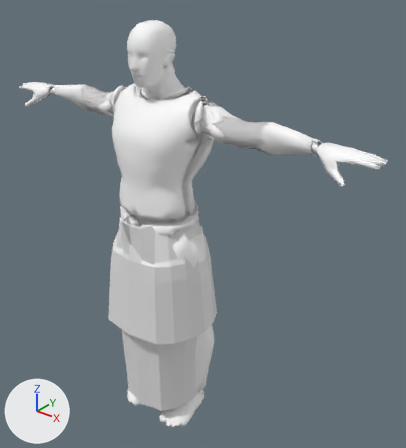
An edit to the glTF model public/assets/gen/characters/body_m.glb, drawn before and after from the same camera.
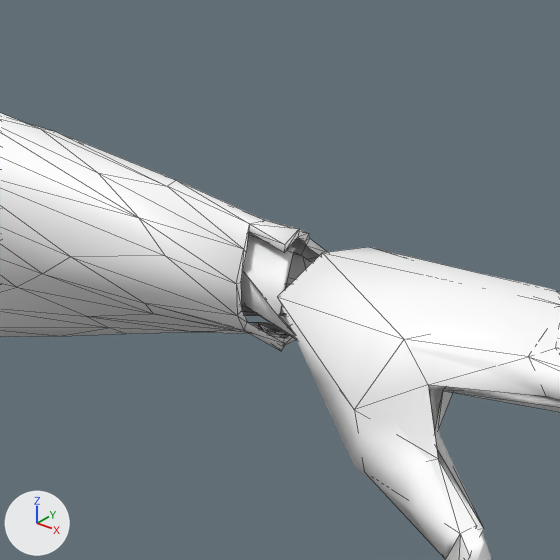
The first picture shows the older version from a 50 mm camera at (1.51, -1.58, 2.04) aimed at (0.13, 0.15, 0.96). The close-ups show the older and then the newer version on the part from 69% to 87% of the width and 24% to 41% of the height of that picture. Only the edits that show in the close-ups are written down. The lights are fixed; the arrows at lower left show +X, +Y and +Z. The close-ups show mesh edges as thin lines. Vertices at exactly the same position are counted once.

The first close-up shows 'body_hi', 'body_lo', 'shell_sleeve_long'.
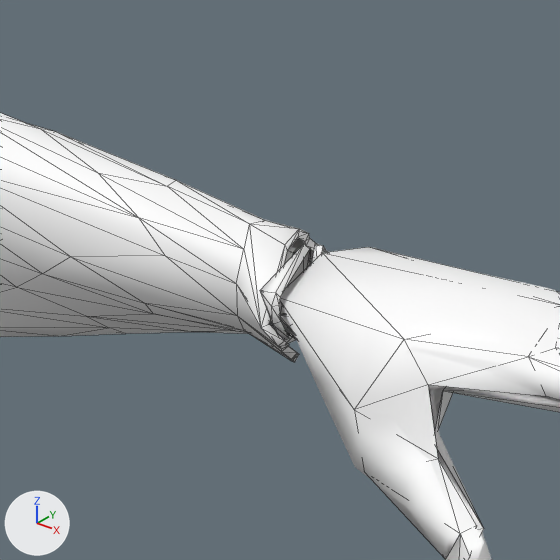
What changed in the scene script:
```text
Change me_shell_sleeve_long:
    used by ob_shell_sleeve_long; location = (0.0, 0.0, 0.0)
    remove me_shell_sleeve_long.from_pydata(...)  # 548 vertices, 928 faces; spans x -0.691..0.693, y 0.011..0.155, z 1.373..1.526
    add me_shell_sleeve_long.from_pydata(...)  # 808 vertices, 1329 faces; spans x -0.706..0.706, y -0.014..0.155, z 1.327..1.527
    me_shell_sleeve_long part 1: a new loose piece of 14 vertices spanning x 0.693..0.706, y 0.017..0.046, z 1.436..1.478, in mat_defaultmaterial_008
    me_shell_sleeve_long part 2: 1 vertex moved from x 0.689, y 0.05, z 1.469 to x 0.689, y 0.052, z 1.47; 6 vertices removed from x 0.665..0.691, y 0.043..0.06, z 1.425..1.472; 23 vertices added at x 0.69..0.706, y 0.021..0.07, z 1.422..1.475
    other edits to the shape of me_shell_sleeve_long do not show in these pictures
```

Pixel boxes [x1, y1, x2, y2] of what changed, in the close-ups (560 x 560 px):
'shell_sleeve_long', reshaped: before [0, 113, 327, 351]; after [0, 113, 327, 362]
part 1 of me_shell_sleeve_long, added: after [260, 244, 311, 340]
part 2 of me_shell_sleeve_long, built on: before [236, 224, 299, 351]; after [236, 224, 327, 362]
